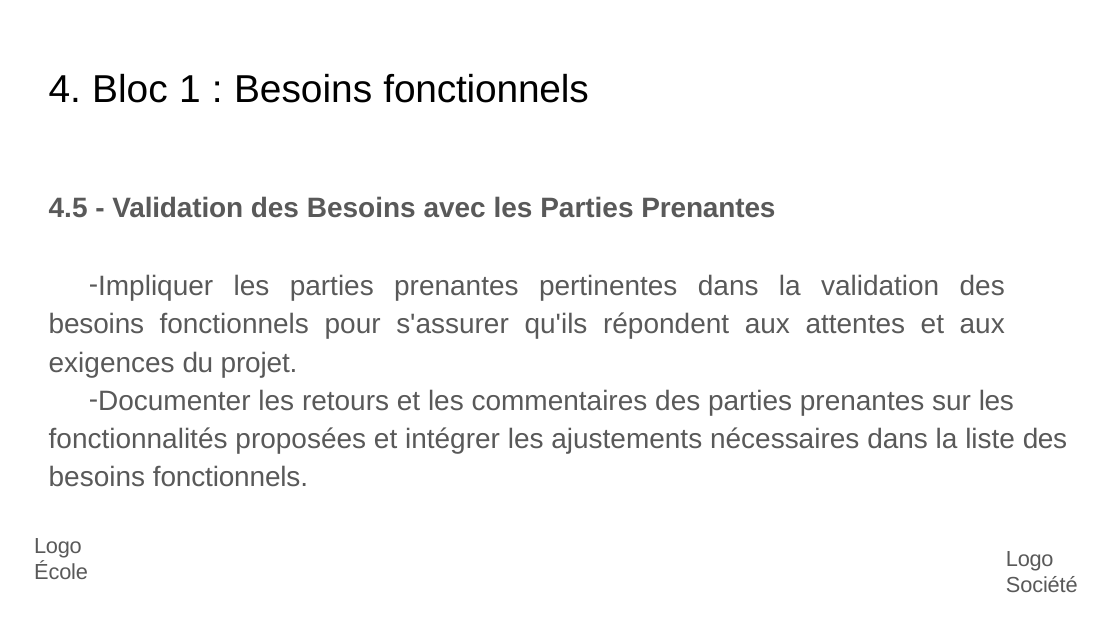
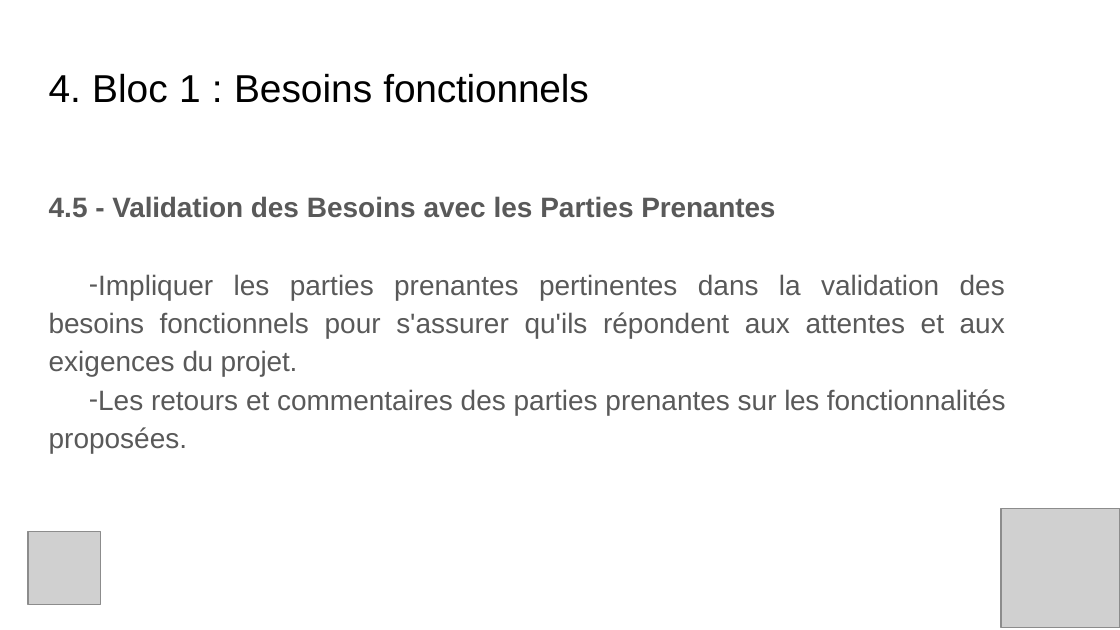
Before and after one commit to TheGeogeo/m2_ia_perso, a slide deck: slide 13 of A rendre/Georges_Coudrier_exam_slides.pptx. Drawn at 1120x630 pixels with LibreOffice and Linux fonts; fonts in the diff are those of the drawing; grey boxes stand for pictures. Boxes give left, top, right and bottom in pixels: in the first picture for what was removed or moved away, otherwise in the second. Text is boxed around its words. In the diff, an @@ line names an element or a change of style, - is before the commit and + after.

```diff
--- a/A rendre/Georges_Coudrier_exam_slides.pptx
+++ b/A rendre/Georges_Coudrier_exam_slides.pptx
@@ text at [49, 389, 1006, 453]: text changed @@
-– Documenter les retours et les commentaires des parties prenantes sur les fonctionnalités proposées et intégrer les ajustements nécessaires dans la liste des besoins fonctionnels.
+– Les retours et commentaires des parties prenantes sur les fonctionnalités proposées.
@@ picture added at [1001, 508, 1120, 627] @@
@@ picture added at [28, 532, 101, 605] @@
@@ text removed at [34, 538, 88, 579] @@
-Logo École
@@ text removed at [1006, 551, 1078, 592] @@
-Logo Société
```
Also in this commit, not shown: 10 other slides changed.
